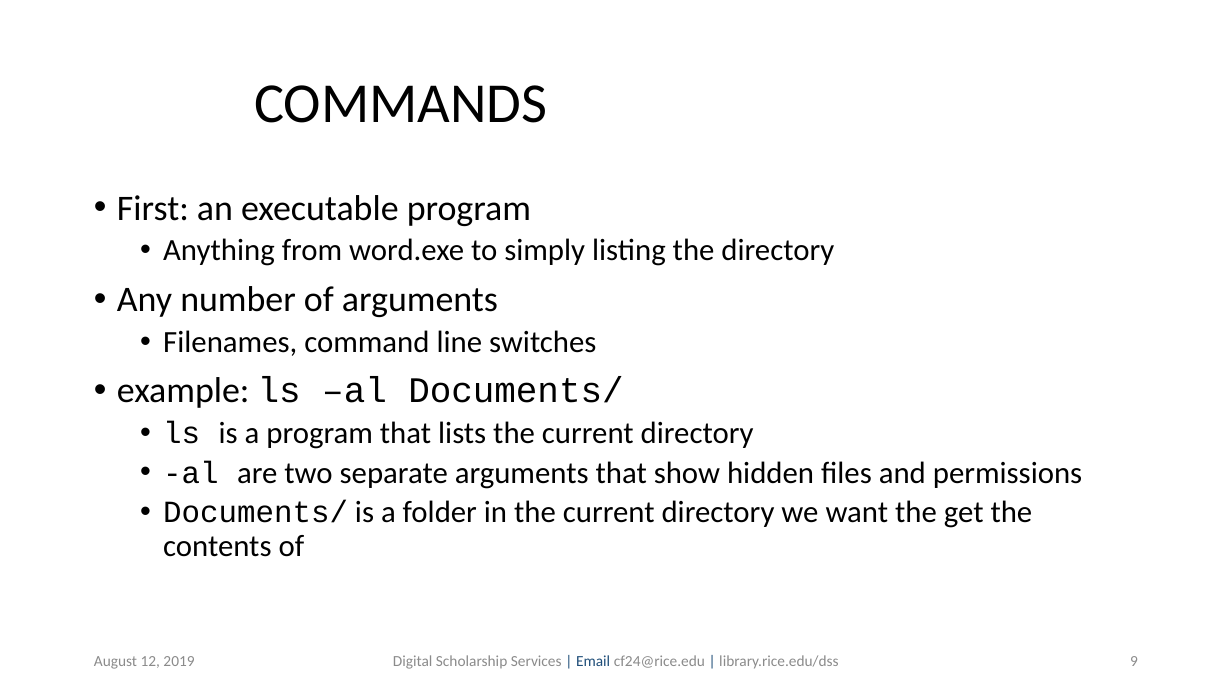
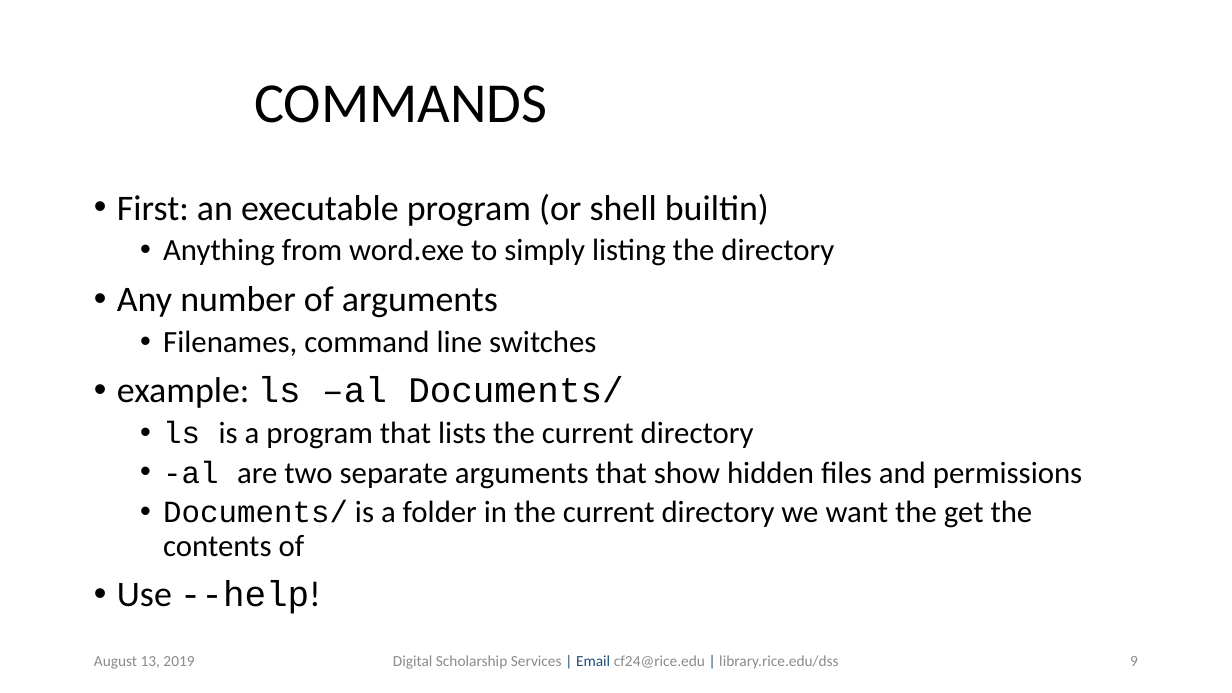
Before and after one commit to bakitybacon/rice-data-and-donuts, a slide deck: slide 9 of bash/Introduction to Bash.pptx. Drawn at 1232x693 pixels with LibreOffice and Linux fonts; fonts in the diff are those of the drawing; background and template pictures are left out. Boxes give left, top, right and bottom in pixels: in the first picture for what was removed or moved away, otherwise in the second. Text is boxed around its words. In the diff, an @@ line names an element or a change of style, - is before the commit and + after.

```diff
--- a/bash/Introduction to Bash.pptx
+++ b/bash/Introduction to Bash.pptx
@@ text at (117, 194, 769, 226): text changed @@
-• First: an executable program
+• First: an executable program (or shell builtin)
@@ text at (117, 581, 321, 614): paragraph added @@
+• Use --help!
@@ text at (94, 656, 194, 669): text changed @@
-August 12, 2019
+August 13, 2019
```
Also in this commit, not shown: 13 other slides changed, 15 slides added.
